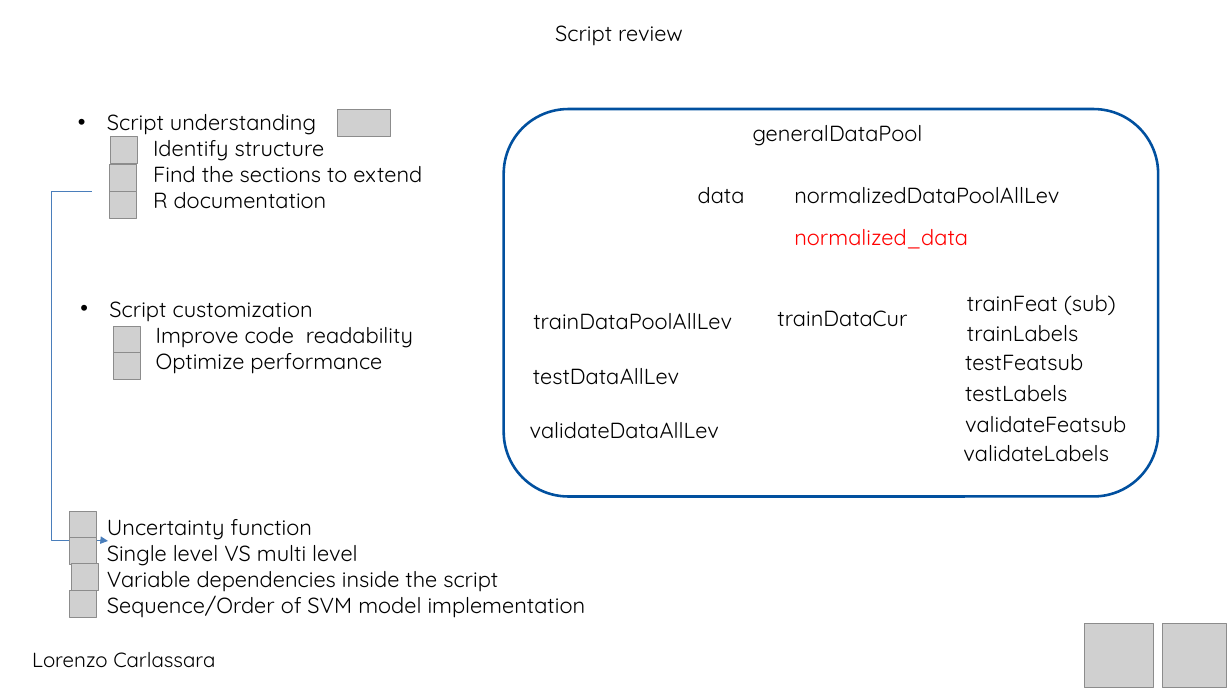
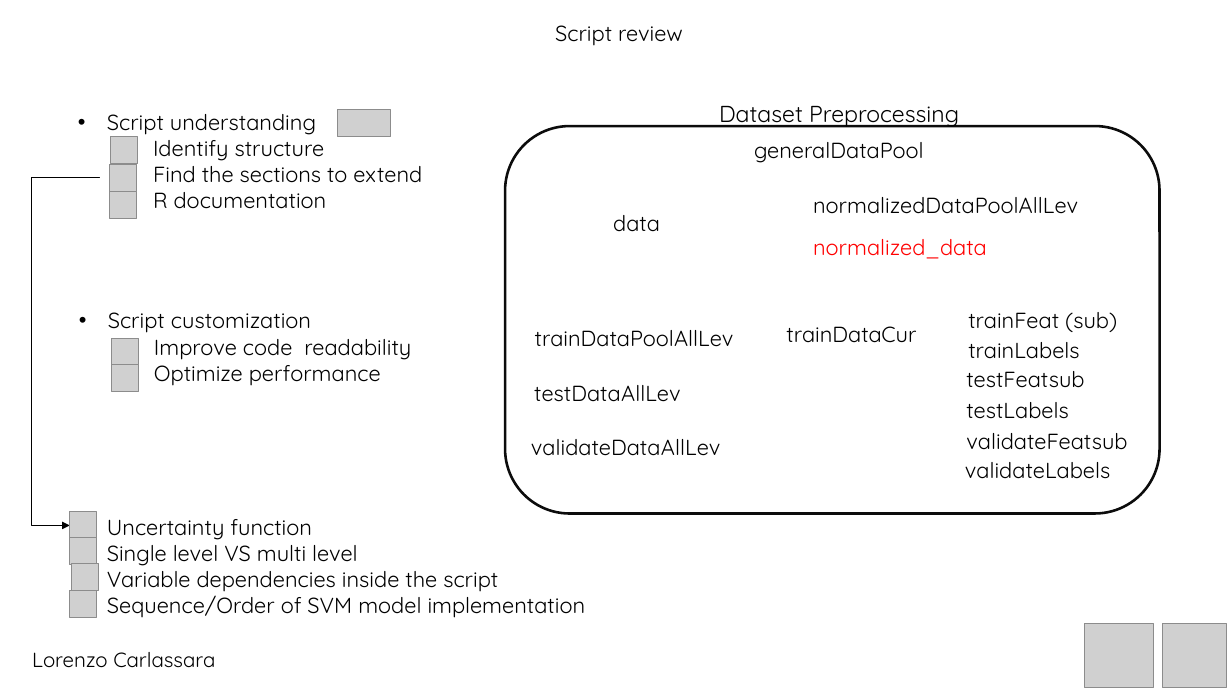
Before and after one commit to carls31/active-learning-virtual-SVM, a slide deck: slide 5 of presentation_CARLASSARA_10601118.pptx. Drawn at 1232x693 pixels with LibreOffice and Linux fonts; fonts in the diff are those of the drawing; grey boxes stand for pictures. Boxes give left, top, right and bottom in pixels: in the first picture for what was removed or moved away, otherwise in the second. Text is boxed around its words. In the diff, an @@ line names an element or a change of style, - is before the commit and + after.

```diff
--- a/presentation_CARLASSARA_10601118.pptx
+++ b/presentation_CARLASSARA_10601118.pptx
@@ text added at [719, 106, 959, 128], 18 pt, text #000000 @@
+Dataset Preprocessing
@@ 8 texts, 1 rounded rectangle: place and size @@
-8 texts, 1 rounded rectangle at [504, 109, 1158, 496]
+8 texts, 1 rounded rectangle at [506, 126, 1160, 513]
@@ rounded rectangle at [506, 126, 1160, 513]: outline #01509F 2 pt to #0C0C0C 2 pt @@
@@ elbow arrow moved from (91, 191) - (108, 541) to (100, 177) - (69, 526) @@
@@ elbow arrow (100, 177) - (69, 526): stroke #4B7EBC 0.75 pt to #000000 0.75 pt @@
@@ text "data": place and size @@
-text "data" at [698, 187, 745, 204]
+text "data" at [613, 215, 660, 232]
@@ text "normalizedDataPoolAllLev": place and size @@
-text "normalizedDataPoolAllLev" at [794, 187, 1059, 204]
+text "normalizedDataPoolAllLev" at [813, 197, 1078, 214]
@@ text "normalized_data": place and size @@
-text "normalized_data" at [794, 229, 968, 249]
+text "normalized_data" at [813, 239, 987, 259]
@@ text "trainDataPoolAllLev": place and size @@
-text "trainDataPoolAllLev" at [533, 313, 732, 330]
+text "trainDataPoolAllLev" at [535, 330, 734, 347]
@@ text "trainDataCur": place and size @@
-text "trainDataCur" at [777, 310, 907, 327]
+text "trainDataCur" at [786, 326, 916, 343]
@@ 2 pictures, 1 text: place and size @@
-2 pictures, 1 text at [109, 301, 413, 379]
+2 pictures, 1 text at [108, 312, 411, 391]
@@ text "testLabels": place and size @@
-text "testLabels" at [965, 385, 1067, 402]
+text "testLabels" at [966, 402, 1068, 419]
```
Also in this commit, not shown: 5 other slides changed, 2 slides added, 8 other files.
